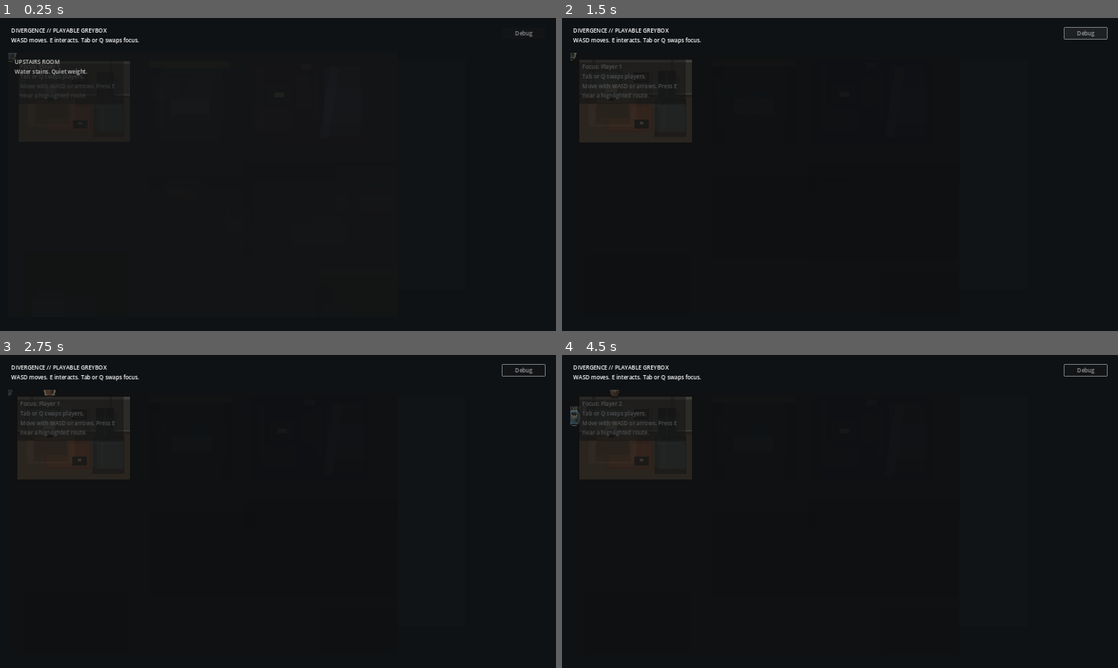
Above: before the commit, frames 1-4 (two rows, left to right).
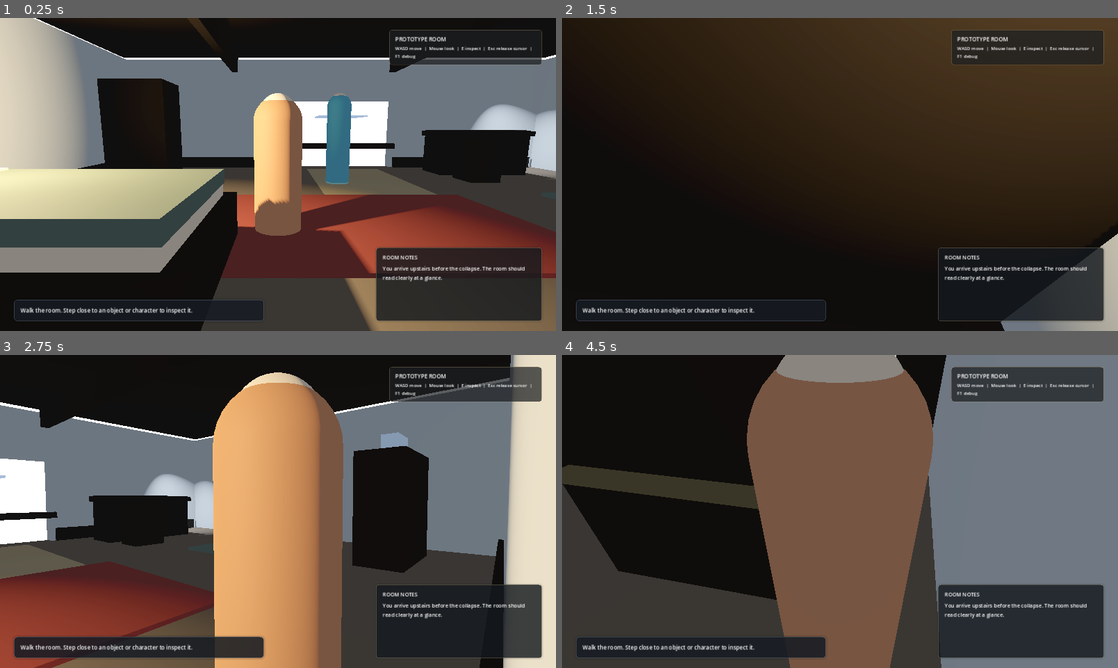
Above: after the commit, the same moments.

Repository: gazman187/DivergenceMVP
Game: Godot game, scene res://scenes/prototype3d/PrototypeRoom3D.tscn
Same seed, same stepped clock (60 frames per second), same inputs: the game is played once before the commit and once after it. Before the commit the project starts from res://scenes/main/Main.tscn.
Inputs (mouse positions are in pixels of both pictures, inside the frame that each line leads up to):
- Up to frame 1 (0.25 s): no input
- Up to frame 2 (1.5 s): click (1084, 33) at 0.5 s, where only the run before the commit has a clickable "Debug"; click (1084, 33) at 1.25 s, where only the run before the commit has a clickable "Hide Debug"
- Up to frame 3 (2.75 s): tap E at 2 s; move the mouse to (400, 495) at 2.02 s; hold D from 2.03 s (still down); tap Tab at 2.1 s
- Up to frame 4 (4.5 s): tap E at 2.75, 3.5, 3.6, 4.25 s; move the mouse to (728, 527) at 2.77 s; release D at 2.78 s; hold S 2.78-3.53 s; tap Q at 2.85 s; move the mouse to (895, 442) at 3.52 s; hold D 3.53-4.28 s; move the mouse to (812, 574) at 4.27 s; hold W from 4.28 s (still down); tap Tab at 4.35 s

The runs differ from the first frame. In frame 1, 72% of the frame differs, in the area x 0-100%, y 0-100%; in frame 2, 47%; in frame 3, 72%; in frame 4, 77%.
Error before the commit: Invalid access to property or key 'pressed' on a base object of type 'null instance'. (res://scripts/main/MainController.gd:168)
Error after the commit: Parse Error: Function "accept_event()" not found in base self. (res://scripts/prototype3d/PrototypeRoom3D.gd:68)

Commit message:
Point project to playable 3D prototype room

Diff:
--- a/project.godot
+++ b/project.godot
@@ -5,7 +5,7 @@
 
 [application]
 config/name="DivergenceMVP"
-run/main_scene="res://scenes/main/Main.tscn"
+run/main_scene="res://scenes/prototype3d/PrototypeRoom3D.tscn"
 config/features=PackedStringArray("4.2")
 
 [autoload]
